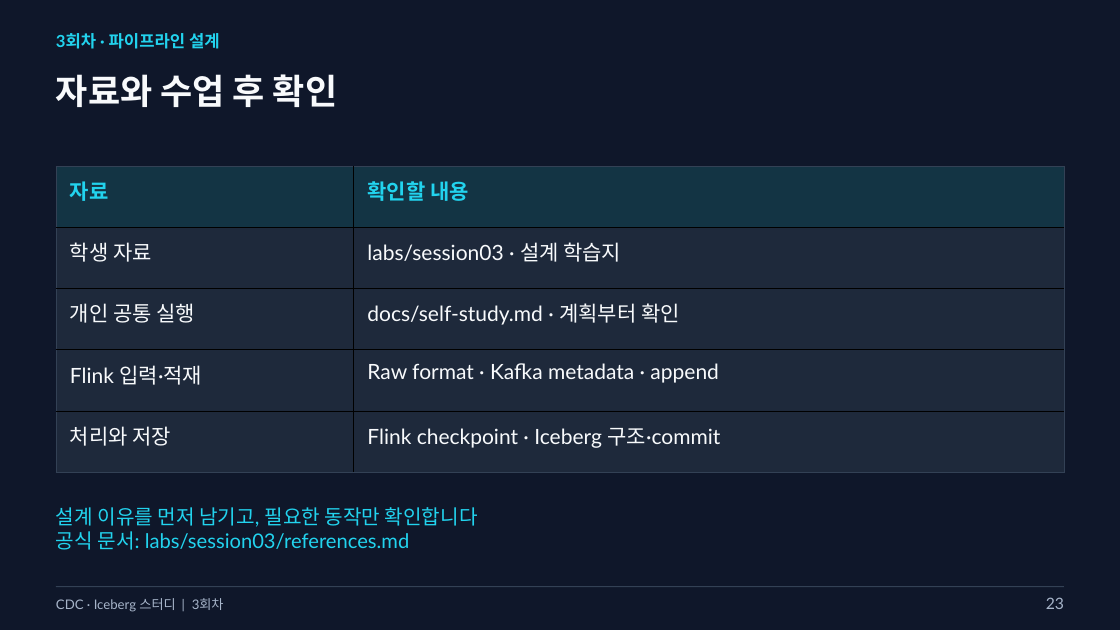
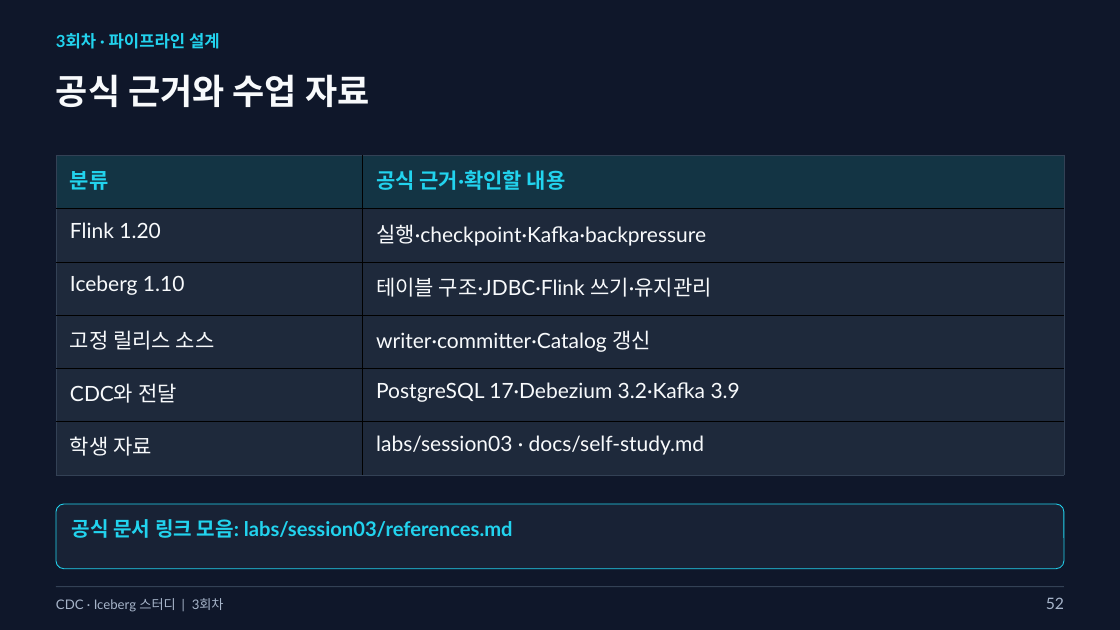
Before and after one commit to kim-dabin/cdc-lakehouse-study, a slide deck: slide 52 of labs/session03/slides/03-session03.pptx (slide 23 before the commit). Drawn at 1120x630 pixels with LibreOffice and Linux fonts; fonts in the diff are those of the drawing. Boxes give left, top, right and bottom in pixels: in the first picture for what was removed or moved away, otherwise in the second. Text is boxed around its words. In the diff, an @@ line names an element or a change of style, - is before the commit and + after.

Commit message:
Rebuild Session 3 around Flink Iceberg internals and operations

```diff
--- a/labs/session03/slides/03-session03.pptx
+++ b/labs/session03/slides/03-session03.pptx
@@ text at <box>56,74,369,107</box>: text changed @@
-자료와 수업 후 확인
+공식 근거와 수업 자료
@@ table at <box>56,155,1065,475</box> @@
-row 1: 자료 | 확인할 내용
-row 2: 학생 자료 | labs/session03 · 설계 학습지
-row 3: 개인 공통 실행 | docs/self-study.md · 계획부터 확인
-row 4: Flink 입력·적재 | Raw format · Kafka metadata · append
-row 5: 처리와 저장 | Flink checkpoint · Iceberg 구조·commit
+row 1: 분류 | 공식 근거·확인할 내용
+row 2: Flink 1.20 | 실행·checkpoint·Kafka·backpressure
+row 3: Iceberg 1.10 | 테이블 구조·JDBC·Flink 쓰기·유지관리
+row 4: 고정 릴리스 소스 | writer·committer·Catalog 갱신
+row 5: CDC와 전달 | PostgreSQL 17·Debezium 3.2·Kafka 3.9
+row 6: 학생 자료 | labs/session03 · docs/self-study.md
@@ table: place and size @@
-table at <box>56,166,1065,473</box>
+table at <box>56,155,1065,475</box>
@@ rounded rectangle added at <box>56,504,1065,569</box>, fill #182235, outline #22D3EE 0.75 pt @@
@@ text at <box>72,519,513,538</box>: text changed; bold on @@
-설계 이유를 먼저 남기고, 필요한 동작만 확인합니다
-공식 문서: labs/session03/references.md
+공식 문서 링크 모음: labs/session03/references.md
@@ text at <box>1046,597,1064,609</box>: text changed @@
-23
+52
```
Also in this commit, not shown: 12 other slides changed, 39 slides added, 10 slides removed, 8 other files.
